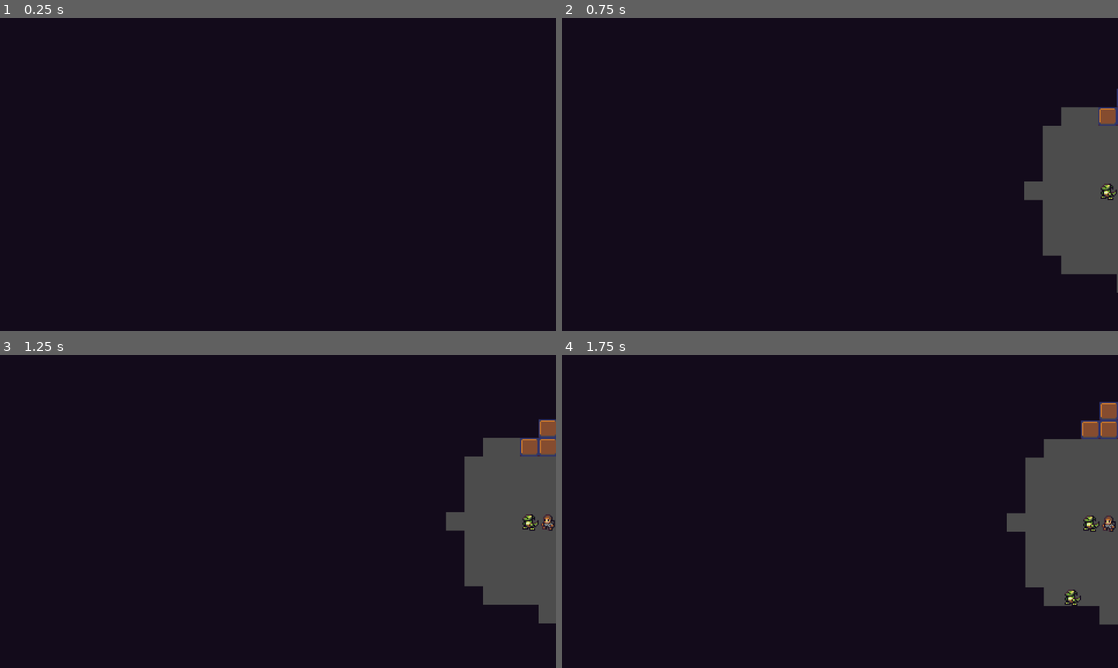
Above: before the commit, frames 1-4 (two rows, left to right).
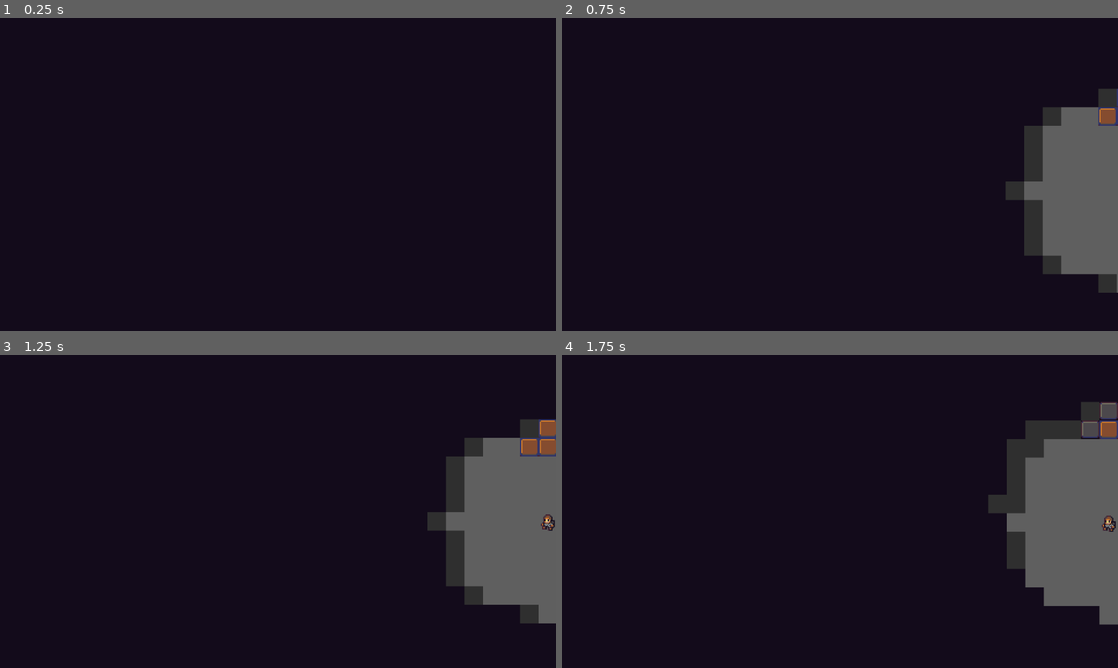
Above: after the commit, the same moments.

Repository: deengames-prototypes/android-roguelike
Game: Godot game, scene res://CoreGame.tscn
Same seed, same stepped clock (60 frames per second), same inputs: the game is played once before the commit and once after it.
Inputs:
- Up to frame 1 (0.25 s): no input
- Up to frame 2 (0.75 s): hold D (move_right) from 0.53 s (still down)
- Up to frame 3 (1.25 s): keep holding D (move_right)
- Up to frame 4 (1.75 s): release D (move_right) at 1.28 s; hold S (move_down) from 1.28 s (still down)

Frame 1 is identical in both runs. In frame 2, 2.3% of the frame differs, in the area x 79-100%, y 22-88%; in frame 3, 2.3%; in frame 4, 3.0%, in the area x 76-100%, y 14-81%.
Error after the commit: Invalid get index '60, 23' (on base: 'Dictionary'). (res://Scripts/Ecs/Systems/DisplaySystem.gd:67)

Commit message:
Proper FOV and fog of war Discovered vs. undiscovered walls/floor

Diff:
--- a/src/Scenes/Tilesets/DungeonTileset.tres
+++ b/src/Scenes/Tilesets/DungeonTileset.tres
@@ -7,19 +7,49 @@
 0/texture = ExtResource( 1 )
 0/tex_offset = Vector2( 0, 0 )
 0/modulate = Color( 1, 1, 1, 1 )
-0/region = Rect2( 0, 0, 32, 32 )
+0/region = Rect2( 96, 64, 32, 32 )
 0/tile_mode = 0
 0/occluder_offset = Vector2( 0, 0 )
 0/navigation_offset = Vector2( 0, 0 )
 0/shapes = [  ]
 0/z_index = 0
-1/name = "Fog"
+1/name = "DiscoveredWall"
 1/texture = ExtResource( 1 )
 1/tex_offset = Vector2( 0, 0 )
 1/modulate = Color( 1, 1, 1, 1 )
-1/region = Rect2( 0, 64, 32, 32 )
+1/region = Rect2( 0, 0, 32, 32 )
 1/tile_mode = 0
 1/occluder_offset = Vector2( 0, 0 )
 1/navigation_offset = Vector2( 0, 0 )
 1/shapes = [  ]
 1/z_index = 0
+2/name = "Floor"
+2/texture = ExtResource( 1 )
+2/tex_offset = Vector2( 0, 0 )
+2/modulate = Color( 1, 1, 1, 1 )
+2/region = Rect2( 32, 128, 32, 32 )
+2/tile_mode = 0
+2/occluder_offset = Vector2( 0, 0 )
+2/navigation_offset = Vector2( 0, 0 )
+2/shapes = [  ]
+2/z_index = 0
+3/name = "DiscoveredFloor"
+3/texture = ExtResource( 1 )
+3/tex_offset = Vector2( 0, 0 )
+3/modulate = Color( 1, 1, 1, 1 )
+3/region = Rect2( 0, 128, 32, 32 )
+3/tile_mode = 0
+3/occluder_offset = Vector2( 0, 0 )
+3/navigation_offset = Vector2( 0, 0 )
+3/shapes = [  ]
+3/z_index = 0
+4/name = "Fog"
+4/texture = ExtResource( 1 )
+4/tex_offset = Vector2( 0, 0 )
+4/modulate = Color( 1, 1, 1, 1 )
+4/region = Rect2( 0, 64, 32, 32 )
+4/tile_mode = 0
+4/occluder_offset = Vector2( 0, 0 )
+4/navigation_offset = Vector2( 0, 0 )
+4/shapes = [  ]
+4/z_index = 0
--- a/src/Scenes/Tilesets/DungeonTileset.tscn
+++ b/src/Scenes/Tilesets/DungeonTileset.tscn
@@ -9,10 +9,31 @@
 texture = ExtResource( 1 )
 centered = false
 region_enabled = true
+region_rect = Rect2( 96, 64, 32, 32 )
+
+[node name="DiscoveredWall" type="Sprite" parent="."]
+position = Vector2( 40.1353, -0.135275 )
+texture = ExtResource( 1 )
+centered = false
+region_enabled = true
 region_rect = Rect2( 0, 0, 32, 32 )
 
+[node name="Floor" type="Sprite" parent="."]
+position = Vector2( 80, 0 )
+texture = ExtResource( 1 )
+centered = false
+region_enabled = true
+region_rect = Rect2( 32, 128, 32, 32 )
+
+[node name="DiscoveredFloor" type="Sprite" parent="."]
+position = Vector2( 120, 0 )
+texture = ExtResource( 1 )
+centered = false
+region_enabled = true
+region_rect = Rect2( 0, 128, 32, 32 )
+
 [node name="Fog" type="Sprite" parent="."]
-position = Vector2( 40, 0 )
+position = Vector2( 160, 0 )
 texture = ExtResource( 1 )
 centered = false
 region_enabled = true
--- a/src/Scripts/Ecs/Systems/DisplaySystem.gd
+++ b/src/Scripts/Ecs/Systems/DisplaySystem.gd
@@ -44,8 +44,14 @@
 				_fov_cache[key] = _is_in_player_fov(x, y)
 				if _fov_cache[key]:
 					_fog_of_war_seen_tiles[key] = true
+
 			if not _fov_cache[key]:
-				_tiles_tilemap.set_cell(x, y, _tiles_tilemap.tile_set.find_tile_by_name("Fog"))
+				if _fog_of_war_seen_tiles.has(key):
+					_tiles_tilemap.set_cell(x, y, _tiles_tilemap.tile_set.find_tile_by_name("DiscoveredFloor"))
+				else:
+					_tiles_tilemap.set_cell(x, y, _tiles_tilemap.tile_set.find_tile_by_name("Fog"))
+			else:
+				_tiles_tilemap.set_cell(x, y, _tiles_tilemap.tile_set.find_tile_by_name("Floor"))
 
 	for entity in self.entities:
 		var component = entity.get("SpriteComponent")
@@ -53,10 +59,13 @@
 		var key = "%s, %s" % [entity.position.x, entity.position.y]
 
 		# It's in our FOV, or it's a wall in fog-of-war
-		if  (_fov_cache.get(key) == true) or \
-			(component.tile_name == "Wall" and _fog_of_war_seen_tiles.has(key)):
-			var tile_index = tilemap.tile_set.find_tile_by_name(component.tile_name)
-			tilemap.set_cell(entity.position.x, entity.position.y, tile_index)
+		if component.tile_name == "Wall":
+			if not _fov_cache[key] and _fog_of_war_seen_tiles.has(key):
+				_tiles_tilemap.set_cell(entity.position.x, entity.position.y, _tiles_tilemap.tile_set.find_tile_by_name("Wall"))
+			elif _fov_cache[key]:
+				_tiles_tilemap.set_cell(entity.position.x, entity.position.y, _tiles_tilemap.tile_set.find_tile_by_name("DiscoveredWall"))
+		elif _fov_cache[key]:
+			tilemap.set_cell(entity.position.x, entity.position.y, tilemap.tile_set.find_tile_by_name(component.tile_name))
 
 func _is_in_player_fov(x, y):
 	var player_sight = _player.get("SightComponent").sight_radius
Binary file changed: src/Assets/Images/Tile.png
